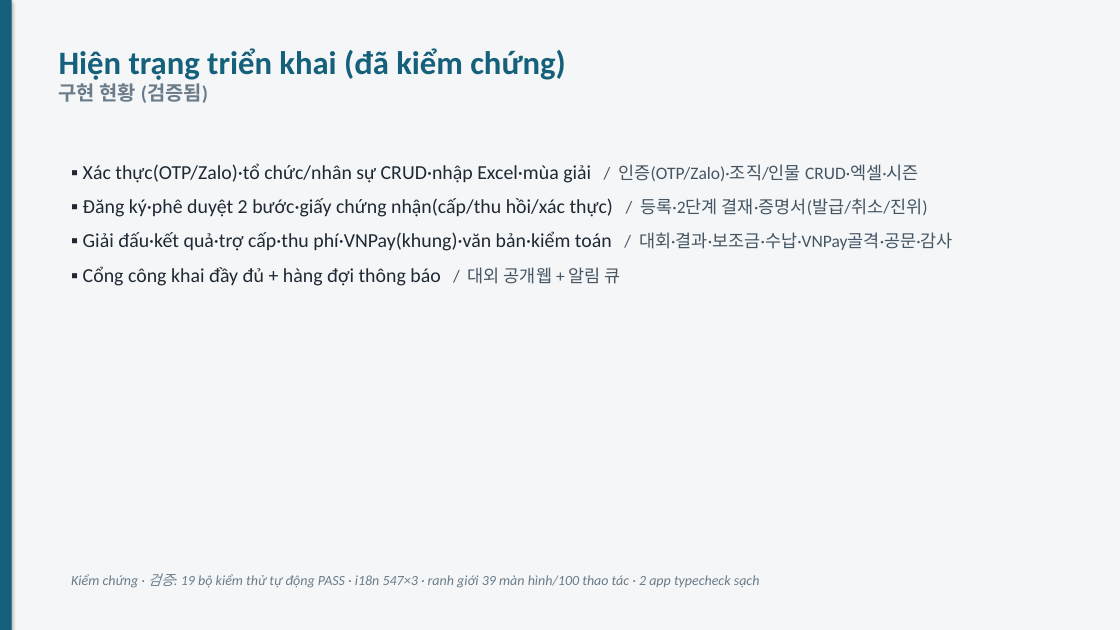
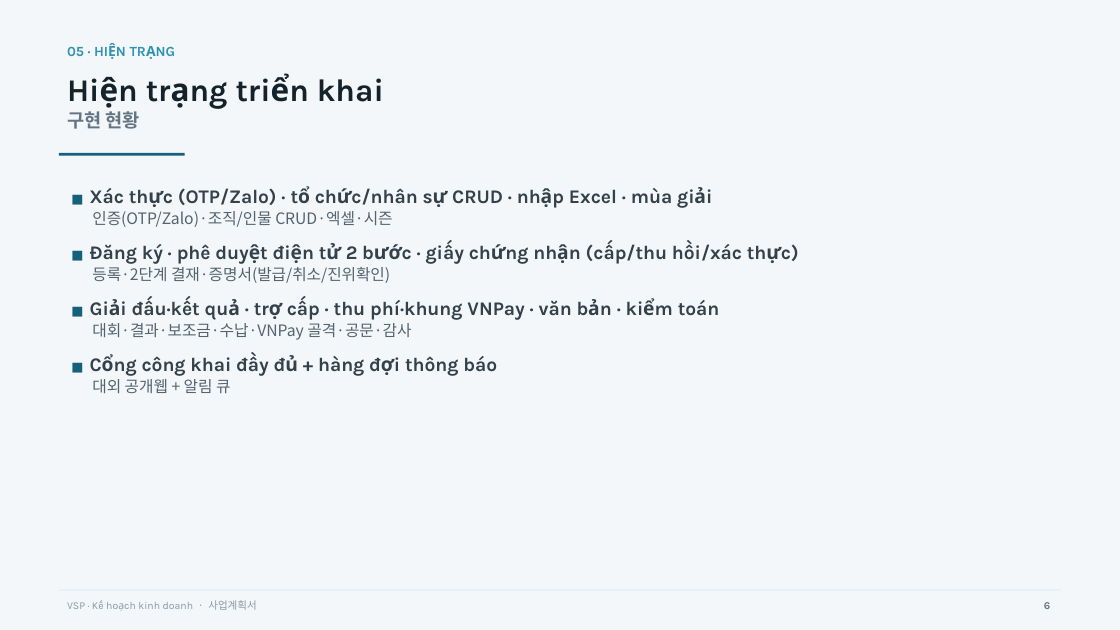
Before and after one commit to Weviko/VSP, a slide deck: slide 6 of docs/VSP-사업계획-슬라이드.pptx. Drawn at 1120x630 pixels with LibreOffice and Linux fonts; fonts in the diff are those of the drawing. Boxes give left, top, right and bottom in pixels: in the first picture for what was removed or moved away, otherwise in the second. Text is boxed around its words. In the diff, an @@ line names an element or a change of style, - is before the commit and + after.

```diff
--- a/docs/VSP-사업계획-슬라이드.pptx
+++ b/docs/VSP-사업계획-슬라이드.pptx
@@ background #F4F6F8 to #F4F7F9 @@
@@ rectangle removed at (0, 0, 12, 630) @@
@@ text added at (67, 46, 84, 56), 12 pt, text #2E92B0, bold @@
+05 · HIỆN TRẠNG
@@ text at (67, 78, 384, 129): text changed; size 28 to 27 pt; font Calibri to Karla; text colour #15607A to #14222B @@
-Hiện trạng triển khai (đã kiểm chứng)
-구현 현황 (검증됨)
+Hiện trạng triển khai
+구현 현황
@@ rectangle added at (59, 153, 185, 155), fill #15607A @@
@@ text at (90, 188, 742, 393): text changed; size 17 to 16.5 pt; font Calibri to Karla; text colour #1F2933 to #33414B; bold on @@
-▪ Xác thực(OTP/Zalo)·tổ chức/nhân sự CRUD·nhập Excel·mùa giải / 인증(OTP/Zalo)·조직/인물 CRUD·엑셀·시즌
-▪ Đăng ký·phê duyệt 2 bước·giấy chứng nhận(cấp/thu hồi/xác thực) / 등록·2단계 결재·증명서(발급/취소/진위)
-▪ Giải đấu·kết quả·trợ cấp·thu phí·VNPay(khung)·văn bản·kiểm toán / 대회·결과·보조금·수납·VNPay골격·공문·감사
-▪ Cổng công khai đầy đủ + hàng đợi thông báo / 대외 공개웹 + 알림 큐
+■ Xác thực (OTP/Zalo) · tổ chức/nhân sự CRUD · nhập Excel · mùa giải
+인증(OTP/Zalo)·조직/인물 CRUD·엑셀·시즌
+■ Đăng ký · phê duyệt điện tử 2 bước · giấy chứng nhận (cấp/thu hồi/xác thực)
+등록·2단계 결재·증명서(발급/취소/진위확인)
+■ Giải đấu·kết quả · trợ cấp · thu phí·khung VNPay · văn bản · kiểm toán
+대회·결과·보조금·수납·VNPay 골격·공문·감사
+■ Cổng công khai đầy đủ + hàng đợi thông báo
+대외 공개웹 + 알림 큐
@@ rectangle added at (59, 590, 1061, 591), fill #DDE5EB @@
@@ text removed at (71, 573, 760, 588) @@
-Kiểm chứng · 검증: 19 bộ kiểm thử tự động PASS · i18n 547×3 · ranh giới 39 màn hình/100 thao tác · 2 app typecheck sạch
@@ text added at (67, 600, 256, 610), 9 pt, text #8A99A6 @@
+VSP · Kế hoạch kinh doanh · 사업계획서
@@ text added at (1044, 602, 1050, 609), 9 pt, text #647585, bold @@
+6
```
Also in this commit, not shown: 14 other slides changed, 4 slides added, 1 slide removed.
